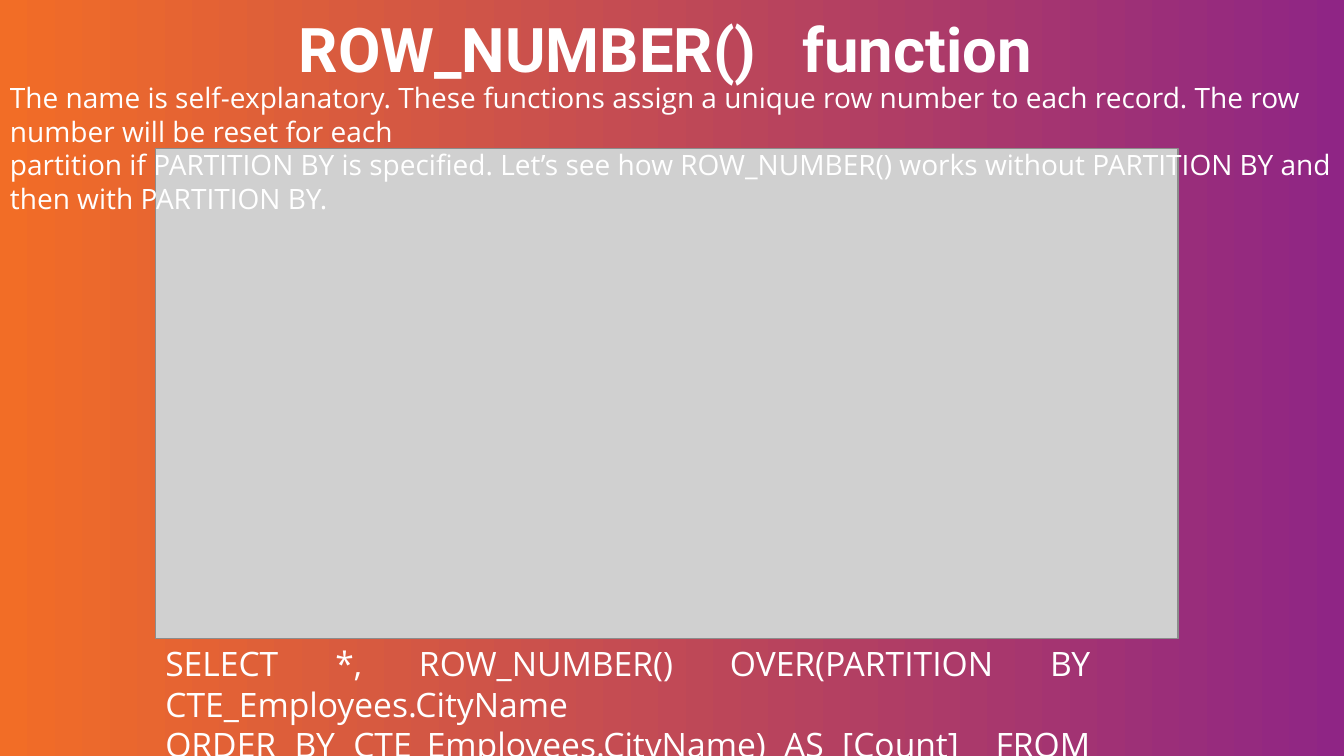
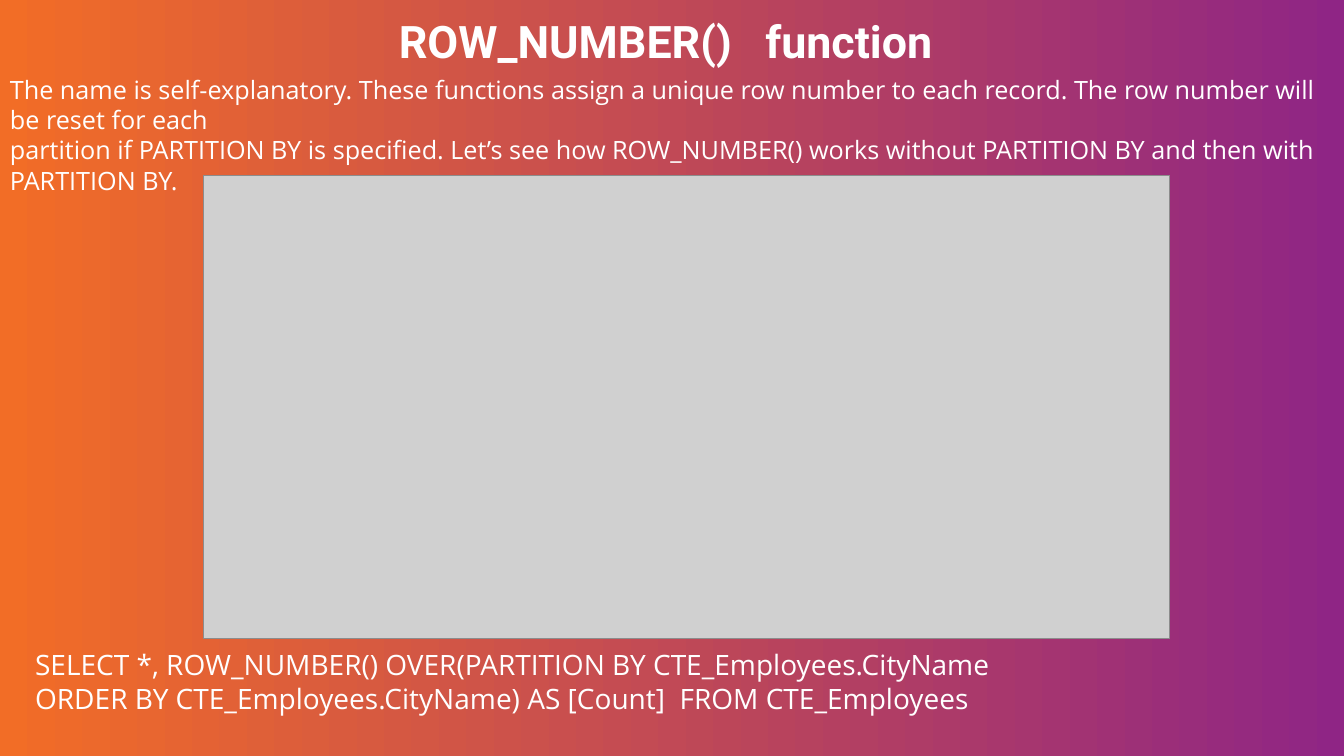
Before and after one commit to YukiAmeka/ParkingDB, a slide deck: slide 14 of Presentation/Window functions.pptx. Drawn at 1344x756 pixels with LibreOffice and Linux fonts; fonts in the diff are those of the drawing; grey boxes stand for pictures; background and template pictures are left out. Boxes give left, top, right and bottom in pixels: in the first picture for what was removed or moved away, otherwise in the second. Text is boxed around its words. In the diff, an @@ line names an element or a change of style, - is before the commit and + after.

Commit message:
Presentation about Window Functions edited

```diff
--- a/Presentation/Window functions.pptx
+++ b/Presentation/Window functions.pptx
@@ title "ROW_NUMBER() function" at (399, 23, 932, 68): size 44 to 32 pt @@
@@ text "The name is self-explanatory. These ..." at (10, 79, 1314, 191): size 20 to 18 pt @@
@@ picture: place and size @@
-picture at (155, 148, 1179, 638)
+picture at (204, 175, 1170, 638)
@@ text "SELECT *, ROW_NUMBER() OVER(PARTITION BY ...": place and size @@
-text "SELECT *, ROW_NUMBER() OVER(PARTITION BY ..." at (165, 651, 1090, 682)
+text "SELECT *, ROW_NUMBER() OVER(PARTITION BY ..." at (35, 653, 989, 716)
@@ text "SELECT *, ROW_NUMBER() OVER(PARTITION BY ..." at (35, 653, 989, 716): size 24 to 20 pt @@
```
Also in this commit, not shown: 5 other slides changed, 1 other file.
